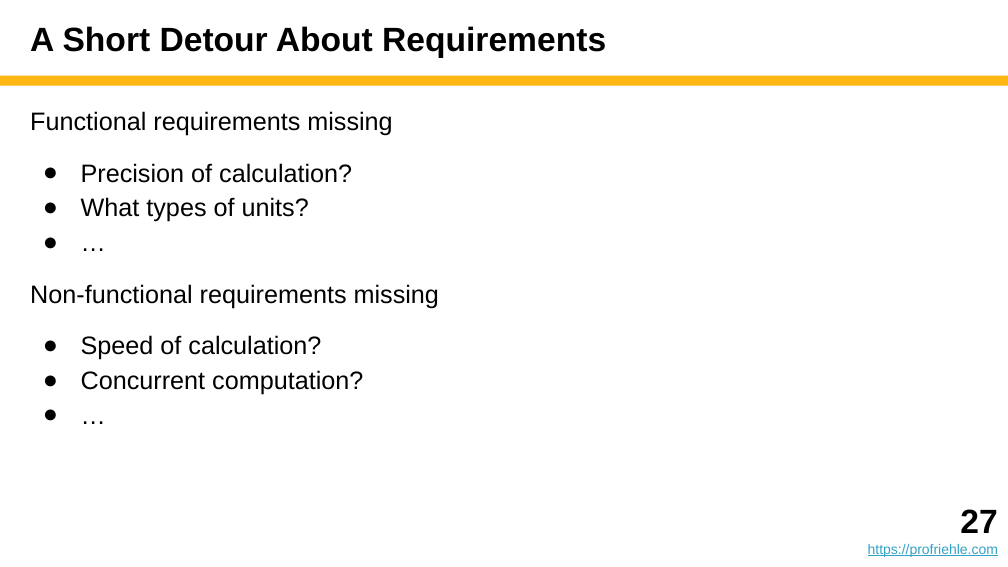
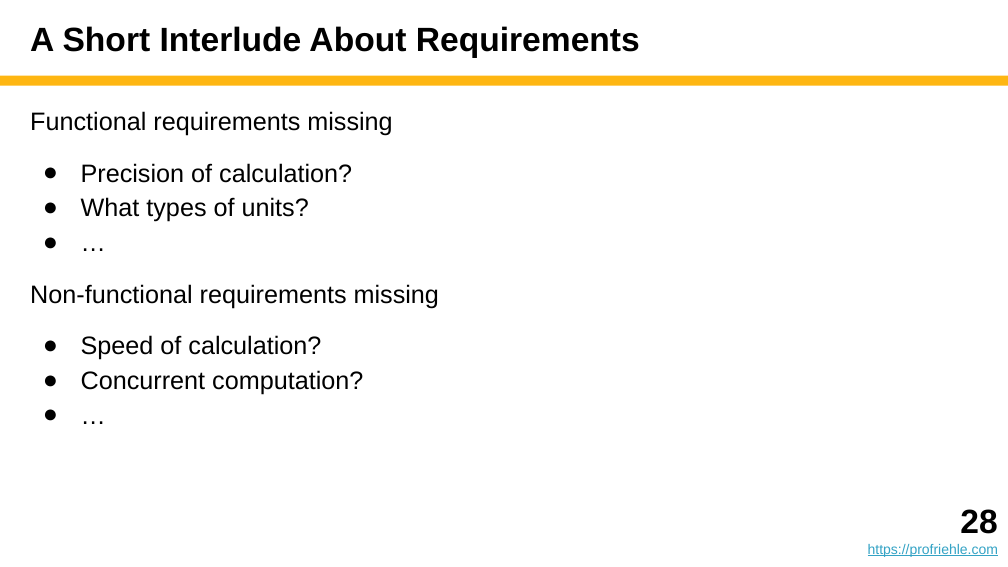
Before and after one commit to dirkriehle/adap-course, a slide deck: slide 28 of Lecture slides/ADAP B06 - Value Objects.pptx (slide 27 before the commit). Drawn at 1008x567 pixels with LibreOffice and Linux fonts; fonts in the diff are those of the drawing. Boxes give left, top, right and bottom in pixels: in the first picture for what was removed or moved away, otherwise in the second. Text is boxed around its words. In the diff, an @@ line names an element or a change of style, - is before the commit and + after.

```diff
--- a/Lecture slides/ADAP B06 - Value Objects.pptx
+++ b/Lecture slides/ADAP B06 - Value Objects.pptx
@@ title at [30,26,640,58]: text changed @@
-A Short Detour About Requirements
+A Short Interlude About Requirements
@@ text at [960,509,997,534]: text changed @@
-27
+28
```
Also in this commit, not shown: 7 other slides changed, 1 slide added, 1 other file.
